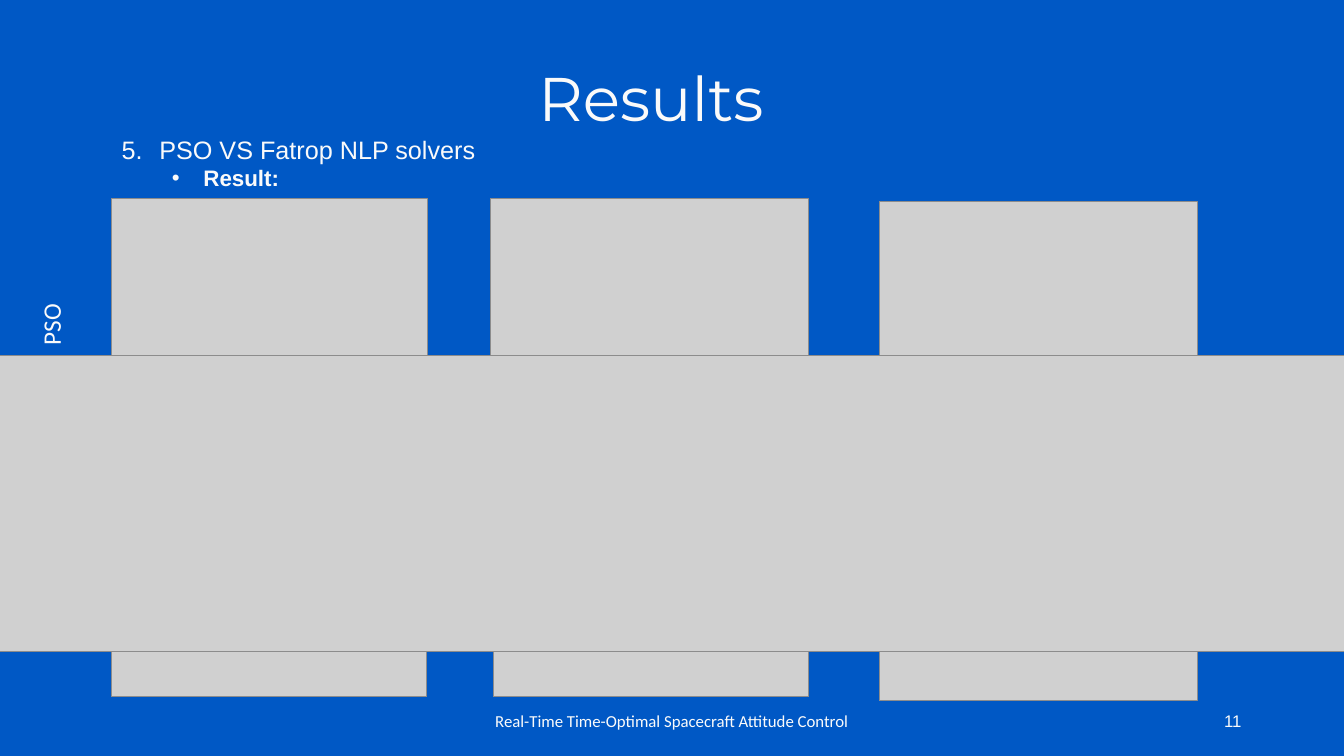
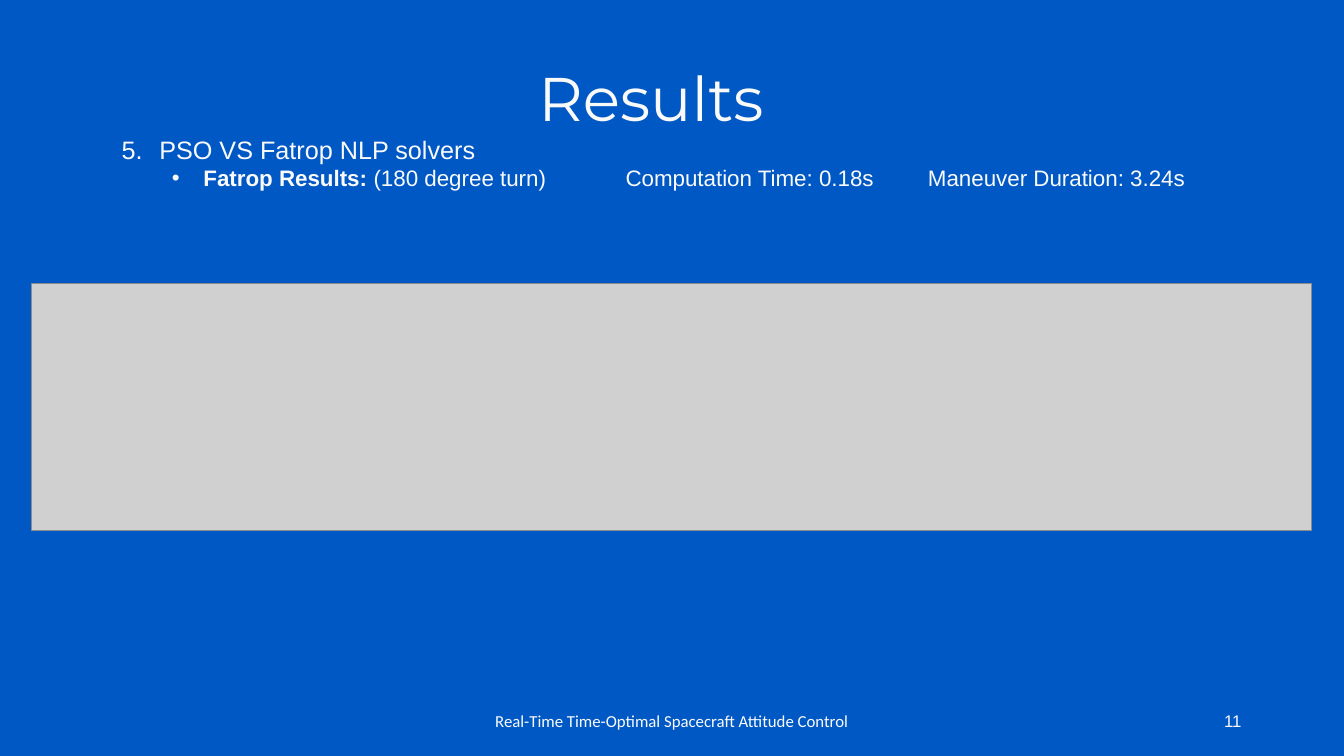
Before and after one commit to Leo8ner/TimeOptimalAttitudeControl, a slide deck: slide 11 of Presentations/Mid-Term Presentation.pptx. Drawn at 1344x756 pixels with LibreOffice and Linux fonts; fonts in the diff are those of the drawing; grey boxes stand for pictures; background and template pictures are left out. Boxes give left, top, right and bottom in pixels: in the first picture for what was removed or moved away, otherwise in the second. Text is boxed around its words. In the diff, an @@ line names an element or a change of style, - is before the commit and + after.

```diff
--- a/Presentations/Mid-Term Presentation.pptx
+++ b/Presentations/Mid-Term Presentation.pptx
@@ text at (x1=203, y1=169, x2=1185, y2=191): text changed; bold off @@
-  • Result:
+  • Fatrop Results: (180 degree turn) Computation Time: 0.18s Maneuver Duration: 3.24s
@@ picture removed at (x1=112, y1=199, x2=427, y2=449) @@
@@ picture removed at (x1=491, y1=199, x2=809, y2=450) @@
@@ picture removed at (x1=879, y1=202, x2=1197, y2=453) @@
@@ picture resized from (x1=0, y1=355, x2=1344, y2=651) to (x1=31, y1=283, x2=1312, y2=530) @@
@@ text removed at (x1=37, y1=308, x2=68, y2=344) @@
-PSO
@@ picture removed at (x1=112, y1=449, x2=427, y2=698) @@
@@ picture removed at (x1=494, y1=449, x2=810, y2=698) @@
@@ picture removed at (x1=879, y1=450, x2=1197, y2=701) @@
```
Also in this commit, not shown: 2 other slides changed.
